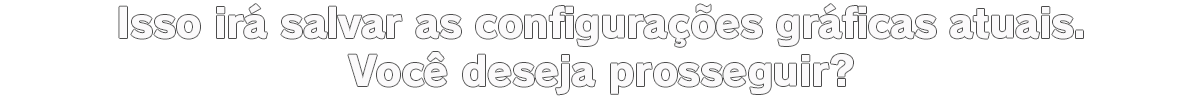
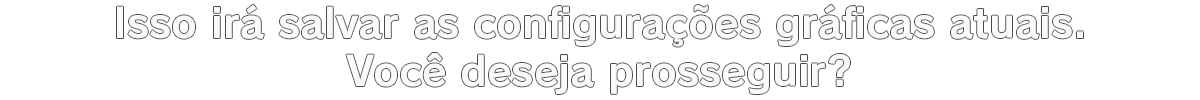
Layers edited between the first and the second 1200 x 100 image:
added layer "Isso irá salvar as configurações gráficas atuais. Você deseja p V2" above "Você deseja prosseguir?" over [117,4,1083,94]
hid "Você deseja prosseguir?" over [348,52,853,95]
hid "Isso irá salvar as configurações gráficas atuais." over [119,4,1083,47]
